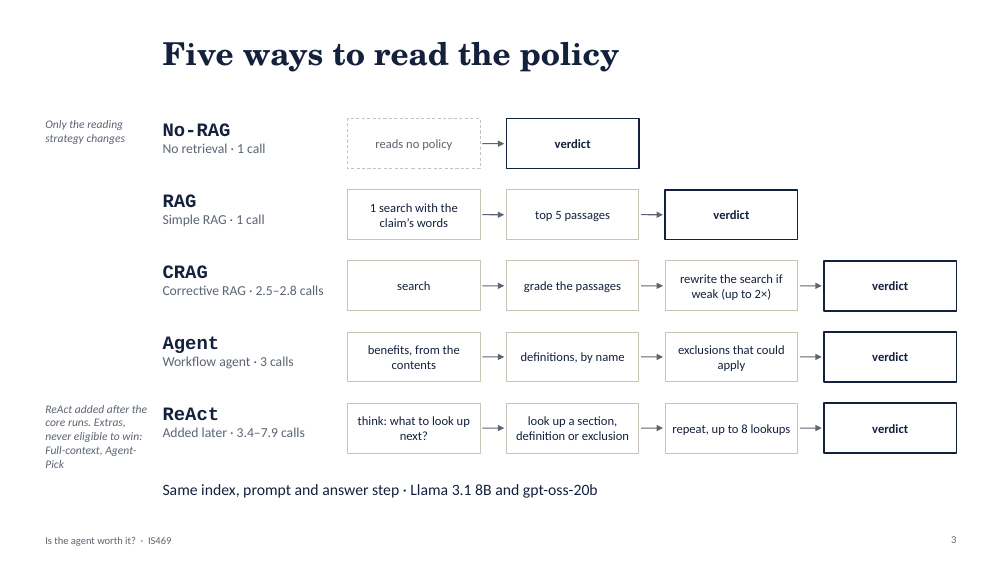
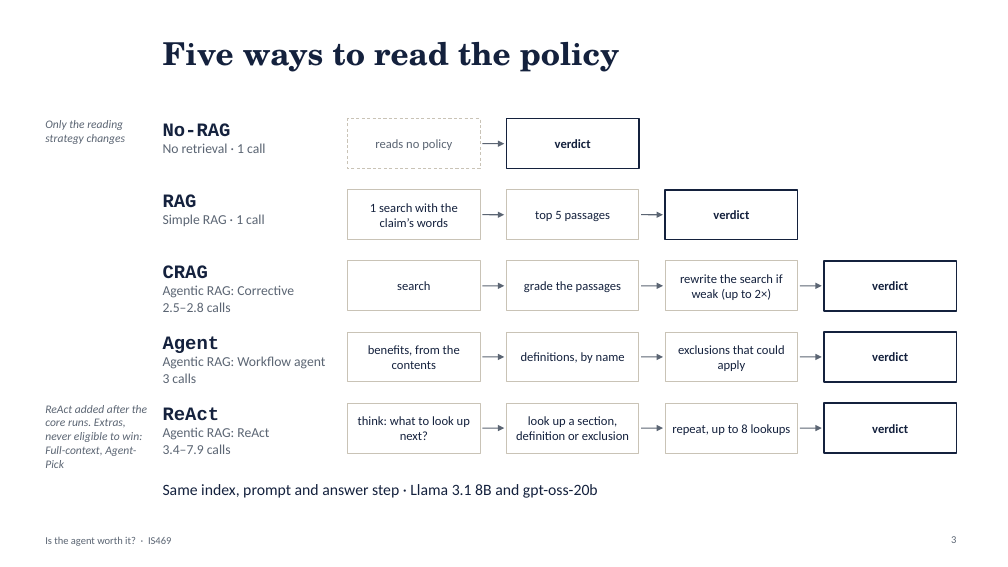
Before and after one commit to yezhan58-oss/insurance_policy_checker-rag, a slide deck: slide 3 of docs/IS469_presentation.pptx. Drawn at 1008x567 pixels with LibreOffice and Linux fonts; fonts in the diff are those of the drawing. Boxes give left, top, right and bottom in pixels: in the first picture for what was removed or moved away, otherwise in the second. Text is boxed around its words. In the diff, an @@ line names an element or a change of style, - is before the commit and + after.

Commit message:
Agentic RAG naming: CRAG, workflow agent and ReAct grouped as agentic RAG in report, slide 3, script and demo cards

```diff
--- a/docs/IS469_presentation.pptx
+++ b/docs/IS469_presentation.pptx
@@ text at (163, 285, 294, 312): text changed @@
-Corrective RAG · 2.5–2.8 calls
+Agentic RAG: Corrective
+2.5–2.8 calls
@@ text at (163, 356, 325, 383): text changed @@
-Workflow agent · 3 calls
+Agentic RAG: Workflow agent
+3 calls
@@ text at (163, 427, 269, 454): text changed @@
-Added later · 3.4–7.9 calls
+Agentic RAG: ReAct
+3.4–7.9 calls
```
Also in this commit, not shown: 4 other files.
